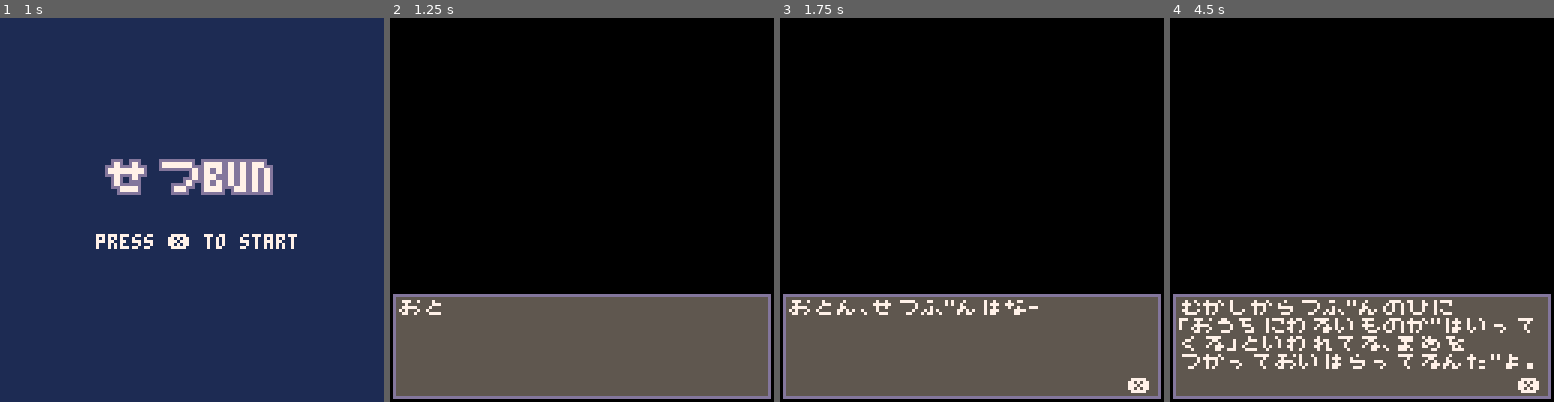
Above: before the commit, frames 1-4 (left to right).
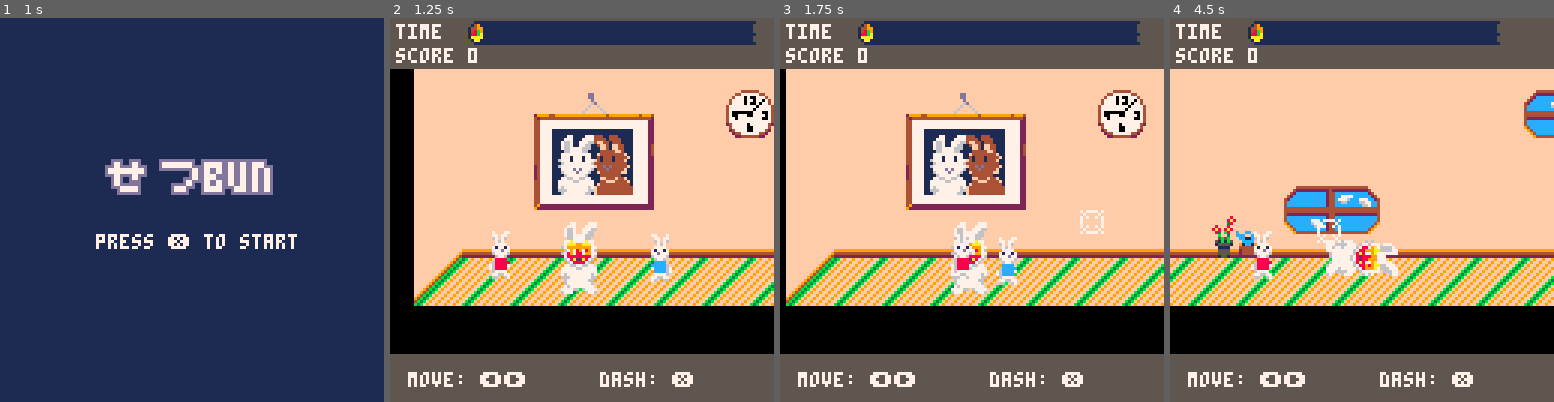
Above: after the commit, the same moments.

Repository: josiahp/setsubun
Game: PICO-8 cartridge setsubun.p8
The game is run twice, just before and just after one commit, with the same random seed, the same clock (stepped at 60 frames per second) and the same inputs.
Inputs:
- Up to frame 1 (1 s): tap X (X key) at 0.33 s; tap O (Z key) at 0.7 s
- Up to frame 2 (1.25 s): tap X (X key) at 1.07 s
- Up to frame 3 (1.75 s): hold Right from 1.6 s (still down); tap O (Z key) at 1.7 s
- Up to frame 4 (4.5 s): tap X (X key) at 1.85, 2.97, 4.08 s; release Right at 2.1 s; tap O (Z key) every 0.4 s from 2.1 to 4.1 s; hold Right 2.47-3.03 s; hold Left 3.08-3.58 s; hold Right from 4.02 s (still down)

Frame 1 is identical in both runs. In frame 2, 86% of the frame differs, in the area x 0-100%, y 0-100%; in frame 3, 89%; in frame 4, 91%.

Commit message:
refactor: reorganize code

Diff:
--- a/setsubun.p8
+++ b/setsubun.p8
@@ -12,16 +12,16 @@
 	drag=0.1
 
 	scn=nil
-	game_time=25.5 -- seconds
-
-	game_flow = flow.scene(credits_scn)
+	game_dur=25.5 -- seconds
+
+	game_flow=flow.scene(credits_scn)
 	.andthen(
 		-- main game loop
 		flow.forever(
 			flow
 			.scene(title_scn)
-			.andthen(flow.scene(dialogue_scn))
-			.andthen(flow.scene(explainer_scn))
+			--.andthen(flow.scene(dialogue_scn))
+			--.andthen(flow.scene(explainer_scn))
 			.andthen(flow.scene(game_scn))
 			.flatmap(function(score)
 				return flow.scene(results_scn, score)
@@ -52,7 +52,8 @@
 	scn:draw()
 end
 
--- scenes
+-->8
+--scenes
 
 function credits_scn(nxt)
 	local scn = {
@@ -112,13 +113,13 @@
 function explainer_scn(nxt)
 	local scn = {
 		timer=0,
-		duration=2,
+		dur=2,
 		is_done=false,
 	}
 
 	function scn.update(s,dt)
 		s.timer+=dt
-		if s.timer<s.duration then return end
+		if s.timer<s.dur then return end
 		s.is_done=true
 		if btnp(❎) then
 			nxt(nil)
@@ -254,14 +255,14 @@
 		 end
 		end
 		local scorex,scorey=58,58
-  box(scorex-2,scorey-2,17,13,7)
-  if s.scorecounter<10 then
-   scorex+=7
-  end
+		box(scorex-2,scorey-2,17,13,7)
+		if s.scorecounter<10 then
+			scorex+=7
+		end
 		print("\^w\^t"..s.scorecounter, scorex, scorey)
 		if s.done then
 		 print("press ❎ to restart",26,100)
-	 end
+		end
 	end
 
 	return scn
@@ -275,6 +276,8 @@
 		t=0,
 		score=0,
 		particles={},
+		beangroups={},
+		kids={},
 	}
 
 	--dad is 24 pixels tall, so
@@ -288,27 +291,27 @@
 	kids_init()
 	barks_init()
 
-	add(kids.group,kids_new(32,80,8))
-	add(kids.group,kids_new(96,80,12))
+	add(scn.kids, kids_new(32,80,8))
+	add(scn.kids, kids_new(96,80,12))
 
 	beans_init()
 	particles_init()
 
-	beangroups={}
-	--bg=beans_new(63,63,5)
-	--tar=target_new(63,63)
 
 	function scn.init()
 		music(16)
 	end
 
 	function scn.update(s, dt)
-
 		dad:update(dt)
 		cam_update(dt)
-		kids_update(dt)
 		barks_update(dt)
-		for k,v in pairs(beangroups) do
+
+		for k,v in pairs(s.kids) do
+			v:update(dt,scn)
+		end
+
+		for k,v in pairs(s.beangroups) do
 			v:update(dt,scn)
 		end
 
@@ -321,7 +324,7 @@
 		end
 
 		s.t += dt
-		if s.t > game_time then
+		if s.t>game_dur then
 			nxt(s.score)
 		end
 	end
@@ -330,15 +333,22 @@
 		cls()
 		cam_draw()
 		map_draw()
-		kids_draw("before",dad.y)
+
+		for k,v in pairs(s.kids) do
+			v:draw(dt,"before",dad.y)
+		end
 		dad:draw()
-		kids_draw("after",dad.y)
+		for k,v in pairs(s.kids) do
+			v:draw(dt,"after",dad.y)
+		end
+
 		for k,v in pairs(beangroups) do
 			v:draw()
 		end
 		for k,v in pairs(s.particles) do
 			v:draw()
 		end
+		barks_draw()
 
 		if debug then
 			print(cam.x,cam.x+4,cam.y+4,8)
@@ -346,18 +356,21 @@
 			print(abs(dad.x-(cam.x+cam.followx)),cam.x+4,cam.y+16,8)
 		end
 
-		local remaining_time=game_time-scn.t
-		hud_draw(remaining_time,s.score)
+		local time_left=game_dur-scn.t
+		hud_draw(time_left,s.score)
 	end
 
 	function scn.destroy()
-		music(-1,500)
-	end
-
-	function scn.get_bean(s,b)
+		music(-1,500) --fade out music
+	end
+
+	function scn.bean_hit(s,b)
 		s.score+=1
 		local p=particle_new(b.x,b.y)
 		add(s.particles, p)
+	end
+	function scn.add_beans(s,bg)
+		add(s.beangroups,bg)
 	end
 
 	return scn
@@ -408,15 +421,12 @@
 		nxt
 	)
 
-	cam_init()
-
 	function scn.update(s, dt)
 		dialogue:update(dt)
 	end
 
 	function scn.draw(s)
 		cls()
-		cam_draw()
 		dialogue:draw()
 	end
 
@@ -425,7 +435,7 @@
 
 
 -->8
---dad
+--dad,kids
 
 function init_dad(x,y)
 	local dad={
@@ -433,9 +443,9 @@
 		y=y,
 		spd=50,
 		dive_spd=150,
-		dive_duration=0.2,
+		dive_dur=0.2,
 		dive_timer=0,
-		cooldown_duration=0.5,
+		cooldown_dur=0.5,
 		cooldown_timer=0,
 		state="walking",
 		direction=➡️,
@@ -480,22 +490,22 @@
 		end,
 		update_diving=function(d,dt)
 			local vx,vy=0,0
-			if d.direction == ⬅️ then
+			if d.direction==⬅️ then
 				vx-=d.dive_spd
-			elseif d.direction == ➡️ then
+			elseif d.direction==➡️ then
 				vx+=d.dive_spd
 			end
 			d:move(vx,vy)
 			-- switch to cooldown
 			d.dive_timer+=dt
-			if d.dive_timer >= d.dive_duration then
+			if d.dive_timer>=d.dive_dur then
 				d:start_cooldown()
 			end
 		end,
 		update_cooldown=function(d,dt)
 			-- switch back to walking
 			d.cooldown_timer+=dt
-			if d.cooldown_timer >= d.cooldown_duration then
+			if d.cooldown_timer>=d.cooldown_dur then
 				d:start_walking()
 			end
 		end,
@@ -509,7 +519,7 @@
 			d:move(vx,vy)
 			-- switch back to walking
 			d.dive_timer+=dt
-			if d.dive_timer >= d.dive_duration then
+			if d.dive_timer>=d.dive_dur then
 				d:start_cooldown()
 			end
 		end,
@@ -520,7 +530,7 @@
 		draw=function(d)
 			local fac=0
 			if d.state=="diving" then
-				fac=d.dive_timer/d.dive_duration
+				fac=d.dive_timer/d.dive_dur
 			elseif d.state=="cooldown" then
 				fac=1
 			end
@@ -537,113 +547,107 @@
 	return dad
 end
 
+--kids
+function kids_init()
+	kids_proto={
+		start_moving=function(k)
+			k.target=nil
+			k.state="move"
+		end,
+		start_targeting=function(k)
+			k.nextx=nil
+			k.state="target"
+		end,
+		update=function(k,dt,scn)
+			if k.state=="target" then
+				k:update_target(dt,scn)
+			elseif k.state=="move" then
+				k:update_move(dt,scn)
+			end
+		end,
+		update_target=function(k,dt,scn)
+			--get target
+			if not k.target then
+				k.target=target_new(
+					k.x+rnd(60)-30,
+					mapinfo.char_miny-8,
+					rnd(1)+2
+				)
+			else
+				k.target:update(dt)
+
+				--throw target
+				if k.target.age>=k.target.ttl then
+					k:throw_beans(scn)
+					k:start_moving()
+				end
+			end
+		end,
+		update_move=function(k,dt,scn)
+			--kid movement
+			--get pos
+			if not k.nextx then
+				k.nextx=rnd(mapinfo.char_maxx-mapinfo.char_minx)+mapinfo.char_minx
+				k.nexty=rnd(mapinfo.char_maxy-mapinfo.char_miny)+mapinfo.char_miny
+			elseif dist(k.x,k.y,k.nextx,k.nexty)<=8 then
+				--reached pos
+				k:start_targeting()
+			else
+				--move
+				local vx,vy=vtoward(k.nextx,k.nexty,k.x,k.y)
+				k.x+=vx*dt*k.spd
+				k.y+=vy*dt*k.spd
+				if vx > 0 then
+					k.direction=⬅️
+				else
+					k.direction=➡️
+				end
+			end
+		end,
+		throw_beans=function(k)
+			barks_new("おにはそと!",k.x,k.y-10,2)
+			local vx,vy=vtoward(k.target.x,k.target.y,k.x,k.y)
+			local bg=beans_new(k.x,k.y,3,vx,vy)
+			scn:add_beans(bg)
+		end,
+		draw=function(k,layer,dad_y)
+			-- hack: sprite stacking order
+			if layer=="before" and k.y-6>dad_y then
+				return
+			elseif layer=="after" and k.y-6<=dad_y then
+				return
+			end
+			local flip=k.direction==⬅️
+			if k.target then
+				flip=k.target.x>k.x
+			end
+			pal(14,k.shirtcolor)
+			spr(20,k.x-4,k.y-8,1,2,flip)
+			pal(14,14)
+			if k.target then
+				k.target:draw()
+			end
+		end,
+	}
+	kids_meta={__index=kids_proto}
+end
+
+function kids_new(x,y,shirtcolor)
+	local k={
+		x=x,
+		y=y,
+		direction=⬅️,
+		targettime=0,
+		spd=60,
+		state="move",
+		shirtcolor=shirtcolor or rnd({8,12}),
+	}
+	setmetatable(k,kids_meta)
+	return k
+end
+
 -->8
---math
-
-function easein(i)
-	return i*i*i--1-cos((i*3.14)/2)
-end
-
-function easeout(i)
- return 1-(1-i)^3
-end
-
-function dist(x1,y1,x2,y2)
-	return sqrt((x2-x1)^2+(y2-y1)^2)
-end
-
-function vtoward(x1,y1,x2,y2)
-	local vx,vy=x1-x2,y1-y2
-	local len=sqrt(vx^2+vy^2)
-	vx/=len
-	vy/=len
-	return vx,vy
-end
-
-function rotate(angle,x,y)
-	local c,s=cos(angle),sin(angle)
-	local tx=c*x+s*y
-	local ty=-s*x+c*y
-	return tx,ty
-end
-
---https://www.lexaloffle.com/bbs/?pid=78451
-function pd_rotate(x,y,rot,mx,my,w,flip,scale)
-  scale=scale or 1
-  local halfw, cx=scale*-w/2, mx + .5
-  local cy,cs,ss=my-halfw/scale,cos(rot)/scale,sin(rot)/scale
-  local sx, sy, hx, hy=cx+cs*halfw, cy+ss*halfw, w*(flip and -4 or 4)*scale, w*4*scale
-  for py=y-hy, y+hy do
-  tline(x-hx, py, x+hx, py, sx -ss*halfw, sy + cs*halfw, cs/8, ss/8)
-  halfw+=.125
-  end
-end
--->8
---flow
-
-function once(f)
-	local is_done = false
-	return function(val)
-		if not is_done then
-			is_done = true
-			f(val)
-		end
-	end
-end
-
-flow = {}
-
-function flow.create(go)
-	local m = {}
-	m.go = go
-
-	function m.map(f)
-		local new_go = function(nxt, done)
-			m.go(nxt, function(x)
-				done(f(x))
-			end)
-		end
-		return flow.create(new_go)
-	end
-
-	function m.flatten()
-		local new_go = function(nxt, done)
-			m.go(nxt, function(n)
-				n.go(nxt, done)
-			end)
-		end
-		return flow.create(new_go)
-	end
-
-	function m.flatmap(f)
-		return m.map(f).flatten()
-	end
-
-	function m.andthen(scn)
-		return m.flatmap(function() return scn end)
-	end
-
-	return m
-end
-
-function flow.scene(make_scene, ...)
-	local args = pack(...)
-	local go = function(nxt, done)
-		local scene = make_scene(once(done), unpack(args))
-		nxt(scene)
-	end
-	return flow.create(go)
-end
-
-
-function flow.forever(scn)
-	return scn.flatmap(function()
-		return flow.forever(scn)
-	end)
-end
-
--->8
---beans
+--beans, particles
 function beans_init()
 	beans_proto={
 		update=function(b,dt,scn)
@@ -681,7 +685,7 @@
 				then
 					v.vx*=-1
 					v.collided=true
-					scn:get_bean(v)
+					scn:bean_hit(v)
 				end
 
 				--add drag to reduce
@@ -736,14 +740,17 @@
 function particles_init()
 	particles_proto={
 		update=function(p,dt)
+			p.age+=dt
 			p.r-=4*dt
-			if p.r<=0 then
+			if p.age>=p.ttl then
 				p.is_done=true
 			end
 		end,
 		draw=function(p)
-			circfill(p.x,p.y,p.r,7)
-			circ(p.x,p.y,p.r,6)
+			local fac=p.age/p.ttl
+			local r=4*(1-fac)
+			circfill(p.x,p.y,r,7)
+			circ(p.x,p.y,r,6)
 		end,
 	}
 	particles_meta={__index=particles_proto}
@@ -753,7 +760,8 @@
 	local particle={
 		x=x,
 		y=y,
-		r=4,
+		age=0,
+		ttl=1,
 		is_done=false,
 	}
 	setmetatable(particle,particles_meta)
@@ -765,26 +773,26 @@
 function target_init()
 	target_proto={
 		update=function(t,dt)
-		 t.age+=dt
-
-		 --stop moving target before
-		 --ttl
-		 if t.age/t.ttl<0.8 then
-			 t.txo=cos((t.timeoffset+time())/2)*t.movex
-			 t.tyo=sin((t.timeoffset+time())/2)*t.movey
+			t.age+=dt
+
+			--stop moving target before
+			--ttl
+			if t.age/t.ttl<0.8 then
+				t.txo=cos((t.timeoffset+time())/2)*t.movex
+				t.tyo=sin((t.timeoffset+time())/2)*t.movey
 			end
 
 			t.x=t.basex+t.txo
 			t.y=t.basey+t.tyo
 		end,
 		draw=function(t)
-		 local tcolor=7
-		 if t.age/t.ttl>0.8 then
-		  tcolor=8
-		 elseif t.age/t.ttl>0.5 then
-		  tcolor=14
-		 end
-		 pal(7,tcolor)
+			local tcolor=7
+			if t.age/t.ttl>0.8 then
+				tcolor=8
+			elseif t.age/t.ttl>0.5 then
+				tcolor=14
+			end
+			pal(7,tcolor)
 			spr(4,t.x-4,t.y-4)
 			pal(7,7)
 		end,
@@ -851,11 +859,6 @@
 			x-=1
 		end
 	end
-
-	if debug then
-		line(mapinfo.char_minx,mapinfo.char_miny,mapinfo.char_maxx,mapinfo.char_miny,8)
-		line(mapinfo.char_minx,mapinfo.char_miny,mapinfo.char_minx,mapinfo.char_maxy,8)
-	end
 end
 
 function cam_init()
@@ -880,110 +883,6 @@
 	camera(cam.x,cam.y)
 end
 
--->8
---kids
-
-function kids_init()
-	kids={
-		group={},
-	}
-	kids_proto={
-	direction=⬅️,
-	update=function(k,dt)
-
-  if k.state=="target" then
-	  --get target
-			if not k.target then
-				k.target=target_new(
-				 k.x+rnd(60)-30,
-				 mapinfo.char_miny-8,
-				 rnd(1)+2
-				)
-			else
-			 k.target:update(dt)
-
-			 --throw target
-			 if k.target.age>=k.target.ttl then
-					barks_new("おにはそと!",k.x,k.y-10,2)
-					local vx,vy=vtoward(k.target.x,k.target.y,k.x,k.y)
-					bg=beans_new(k.x,k.y,3,vx,vy)
-					add(beangroups,bg)
-					k.target=nil
-					k.state="move"
-				end
-			end
-		elseif k.state=="move" then
-
-			--kid movement
-			--get pos
-			if not k.nextx then
-				k.nextx=rnd(mapinfo.char_maxx-mapinfo.char_minx)+mapinfo.char_minx
-				k.nexty=rnd(mapinfo.char_maxy-mapinfo.char_miny)+mapinfo.char_miny
-			elseif dist(k.x,k.y,k.nextx,k.nexty)<=8 then
-				--reached pos
-				k.nextx=nil
-				k.state="target"
-			else
-			 --move
-				local vx,vy=vtoward(k.nextx,k.nexty,k.x,k.y)
-				k.x+=vx*dt*k.spd
-				k.y+=vy*dt*k.spd
-				if vx > 0 then
-					k.direction=⬅️
-				else
-					k.direction=➡️
-				end
-			end
-
-		end
-
-	end,
-
-	draw=function(k,layer,dad_y)
-	 if layer=="before" and k.y-6>dad_y then
-   return
-  elseif layer=="after" and k.y-6<=dad_y then
-   return
-  end
-		local flip=k.direction==⬅️
-		if k.target then
-			flip=k.target.x>k.x
-		end
-		pal(14,k.shirtcolor)
-		spr(20,k.x-4,k.y-8,1,2,flip)
-		pal(14,14)
-		if k.target then
-			k.target:draw()
-		end
-	end,
-	}
-	kids_meta={__index=kids_proto}
-end
-
-function kids_new(x,y,shirtcolor)
-	local k={
-		x=x,
-		y=y,
-		targettime=0,
-		spd=60,
-		state="move",
-		shirtcolor=shirtcolor or rnd({8,12}),
-	}
-	setmetatable(k,kids_meta)
-	return k
-end
-
-function kids_update(dt)
-	for k,v in pairs(kids.group) do
-		v:update(dt)
-	end
-end
-
-function kids_draw(dt,layer,dad_y)
-	for k,v in pairs(kids.group) do
-		v:draw(dt,layer,dad_y)
-	end
-end
 -->8
 -- hud
 palette={
@@ -999,7 +898,7 @@
 	ehomaki=1,
 }
 
-function hud_draw(remaining_time,score)
+function hud_draw(time_left,score)
 	camera()
 	local x,y=0,0
 	local w,h=128,16
@@ -1016,13 +915,13 @@
 	x+=24
 	w,h=128-12-x,7
 
-	local fac=remaining_time/game_time
+	local fac=time_left/game_dur
 	palt(palette.transparent,true)
 	spr(40,x,y-1)
 	local fillwidth=w*fac
 	if fillwidth > 1 then
-	 boxfill(x+5,y-1,fillwidth,h,palette.ehomaki)
- end
+		boxfill(x+5,y-1,fillwidth,h,palette.ehomaki)
+	end
 	spr(42,x+5+w*fac,y-1)
 	palt(palette.transparent,false)
 
@@ -1055,27 +954,26 @@
 -- dialogue
 textspeed=20 --characters per second
 
-function dialogue_box(nxt, text, extradraw)
+function dialogue_box(nxt, text)
 	local dialogue = {
 		t=0,
-		duration=#text/textspeed,
+		dur=#text/textspeed,
 		text="",
 		is_done=false,
 	}
 
 	function dialogue.update(d,dt)
 		d.t+=dt
-		local num_chars=flr(#text*d.t/d.duration)
+		local num_chars=flr(#text*d.t/d.dur)
 		d.text=sub(text,1,num_chars)
 		-- skip to end of text
 		if btnp(🅾️) or btnp(❎) then
-			d.t=d.duration
+			d.t=d.dur
 		end
 		-- go to next if text is done scrolling
-		if d.is_done and btnp(❎) then
+		if d.t>=d.dur and btnp(❎) then
 			nxt(nil)
 		end
-		if d.t>=d.duration then d.is_done=true end
 	end
 
 	function dialogue.draw(d)
@@ -1090,15 +988,11 @@
 		y+=2
 		print(d.text,x,y,palette.text)
 		-- draw button hint
-		if d.is_done then
+		if d.t>=d.dur then
 			x=128-12
 			y=128-8
 			print("❎",x,y)
 		end
-
-		if extradraw then
-		 extradraw(d)
-		end
 	end
 
 	return dialogue
@@ -1107,47 +1001,152 @@
 -->8
 --barks
 function barks_init()
- barks={}
- barks_proto={
-  update=function(b,dt)
-   b.age+=dt
-   b.y-=15*dt
-   if b.age>=b.ttl then
-    del(barks,b)
-   end
-  end,
-  draw=function(b)
-   print(b.txt,b.x,b.y+1,6)
-   print(b.txt,b.x-1,b.y+1,6)
-
-   print(b.txt,b.x,b.y,5)
-  end,
- }
- barks_meta={__index=barks_proto}
+	barks={}
+	barks_proto={
+		update=function(b,dt)
+			b.age+=dt
+			b.y-=15*dt
+			if b.age>=b.ttl then
+				del(barks,b)
+			end
+		end,
+		draw=function(b)
+			print(b.txt,b.x,b.y+1,6)
+			print(b.txt,b.x-1,b.y+1,6)
+			print(b.txt,b.x,b.y,5)
+		end,
+	}
+	barks_meta={__index=barks_proto}
 end
 
 function barks_new(txt,x,y,ttl)
- local b={
-  x=x,
-  y=y,
-  txt=txt,
-  ttl=ttl,
-  age=0,
- }
- setmetatable(b,barks_meta)
- return add(barks,b)
+	local b={
+		x=x,
+		y=y,
+		txt=txt,
+		ttl=ttl,
+		age=0,
+	}
+	setmetatable(b,barks_meta)
+	return add(barks,b)
 end
 
 function barks_update(dt)
- for k,v in pairs(barks) do
-  v:update(dt)
- end
+	for k,v in pairs(barks) do
+		v:update(dt)
+	end
 end
 
 function barks_draw()
- for k,v in pairs(barks) do
-  v:draw()
- end
+	for k,v in pairs(barks) do
+		v:draw()
+	end
+end
+
+-->8
+--flow
+
+function once(f)
+	local is_done = false
+	return function(val)
+		if not is_done then
+			is_done = true
+			f(val)
+		end
+	end
+end
+
+flow = {}
+
+function flow.create(go)
+	local m = {}
+	m.go = go
+
+	function m.map(f)
+		local new_go = function(nxt, done)
+			m.go(nxt, function(x)
+				done(f(x))
+			end)
+		end
+		return flow.create(new_go)
+	end
+
+	function m.flatten()
+		local new_go = function(nxt, done)
+			m.go(nxt, function(n)
+				n.go(nxt, done)
+			end)
+		end
+		return flow.create(new_go)
+	end
+
+	function m.flatmap(f)
+		return m.map(f).flatten()
+	end
+
+	function m.andthen(scn)
+		return m.flatmap(function() return scn end)
+	end
+
+	return m
+end
+
+function flow.scene(make_scene, ...)
+	local args = pack(...)
+	local go = function(nxt, done)
+		local scene = make_scene(once(done), unpack(args))
+		nxt(scene)
+	end
+	return flow.create(go)
+end
+
+
+function flow.forever(scn)
+	return scn.flatmap(function()
+		return flow.forever(scn)
+	end)
+end
+
+-->8
+--math
+
+function easein(i)
+	return i*i*i--1-cos((i*3.14)/2)
+end
+
+function easeout(i)
+ return 1-(1-i)^3
+end
+
+function dist(x1,y1,x2,y2)
+	return sqrt((x2-x1)^2+(y2-y1)^2)
+end
+
+function vtoward(x1,y1,x2,y2)
+	local vx,vy=x1-x2,y1-y2
+	local len=sqrt(vx^2+vy^2)
+	vx/=len
+	vy/=len
+	return vx,vy
+end
+
+function rotate(angle,x,y)
+	local c,s=cos(angle),sin(angle)
+	local tx=c*x+s*y
+	local ty=-s*x+c*y
+	return tx,ty
+end
+
+--https://www.lexaloffle.com/bbs/?pid=78451
+function pd_rotate(x,y,rot,mx,my,w,flip,scale)
+	scale=scale or 1
+	local halfw, cx=scale*-w/2, mx + .5
+	local cy,cs,ss=my-halfw/scale,cos(rot)/scale,sin(rot)/scale
+	local sx, sy, hx, hy=cx+cs*halfw, cy+ss*halfw, w*(flip and -4 or 4)*scale, w*4*scale
+	for py=y-hy, y+hy do
+	tline(x-hx, py, x+hx, py, sx -ss*halfw, sy + cs*halfw, cs/8, ss/8)
+	halfw+=.125
+	end
 end
 
 __gfx__
